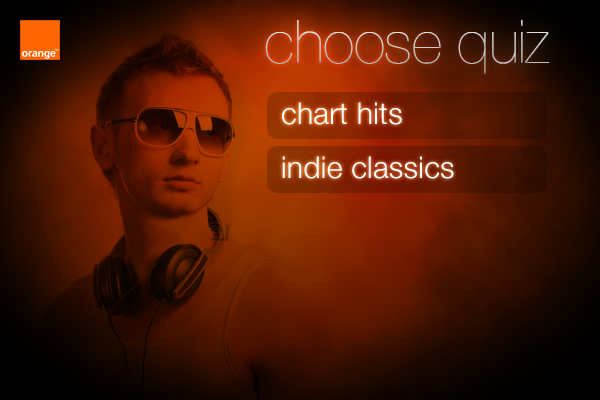
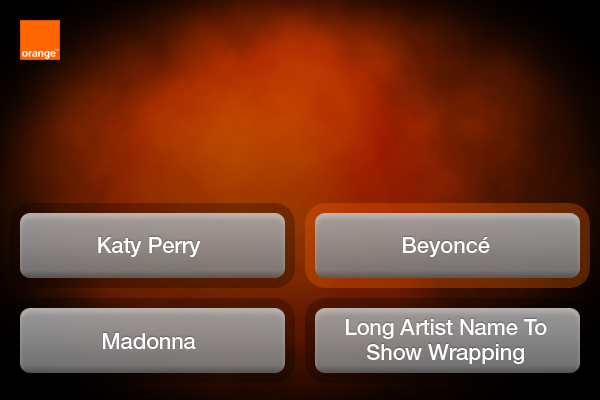
Layered file, before and after one edit (600 × 400). Changes by layer:
added group "choose quiz" (1st of 2) with 19 layers above "question screen" over bbox(266, 20, 551, 400)
hid "choose quiz" (2nd of 2, in "choose quiz"), moved it into group "choose quiz", painted on it over bbox(265, 20, 551, 74)
added group "item 1 copy 2" (2nd of 2, in "choose quiz") with 2 layers in group "choose quiz" over bbox(267, 308, 547, 355)
added group "item 1 copy" (1st of 2, in "choose quiz") with 2 layers in group "choose quiz" over bbox(267, 254, 547, 301)
added group "item 1 copy" (2nd of 2, in "choose quiz") with 2 layers in group "choose quiz" over bbox(267, 200, 547, 247)
added group "question screen" with 16 layers above "play button" over bbox(10, 160, 590, 383)
added group "katy perry" with 3 layers in group "question screen" over bbox(10, 203, 295, 288)
added layer "Gradient Fill 2" (1st of 6, in "question screen" › "katy perry") (90%) in group "katy perry" over bbox(10, 203, 295, 288)
added group "madonna" with 2 layers in group "question screen" over bbox(15, 298, 295, 383)
added layer "Gradient Fill 2" (2nd of 6, in "question screen" › "madonna") (90%) in group "madonna" over bbox(15, 298, 295, 383)
added group "beyonce" with 3 layers in group "question screen" over bbox(305, 203, 590, 288)
added layer "Gradient Fill 2 copy" (90%) in group "beyonce" over bbox(305, 203, 590, 288)
added group "long artist" with 3 layers in group "question screen" over bbox(305, 298, 582, 383)
added layer "Gradient Fill 2" (4th of 6, in "question screen" › "long artist") (90%) in group "long artist" over bbox(305, 298, 582, 383)
showed group "rnb" (1st of 2) (2 layers) over bbox(10, 7, 549, 400)
hid "Layer 7", opacity 100% → 50% over bbox(10, 7, 535, 400)
painted on "Gradient Fill 1" over bbox(63, 7, 555, 81)
painted on "bg" (1st of 2) over bbox(10, 7, 590, 400)
painted on "bg" (2nd of 2) over bbox(10, 7, 590, 400)
…and 11 more changes (5 added, 2 stack, 4 visibility)
